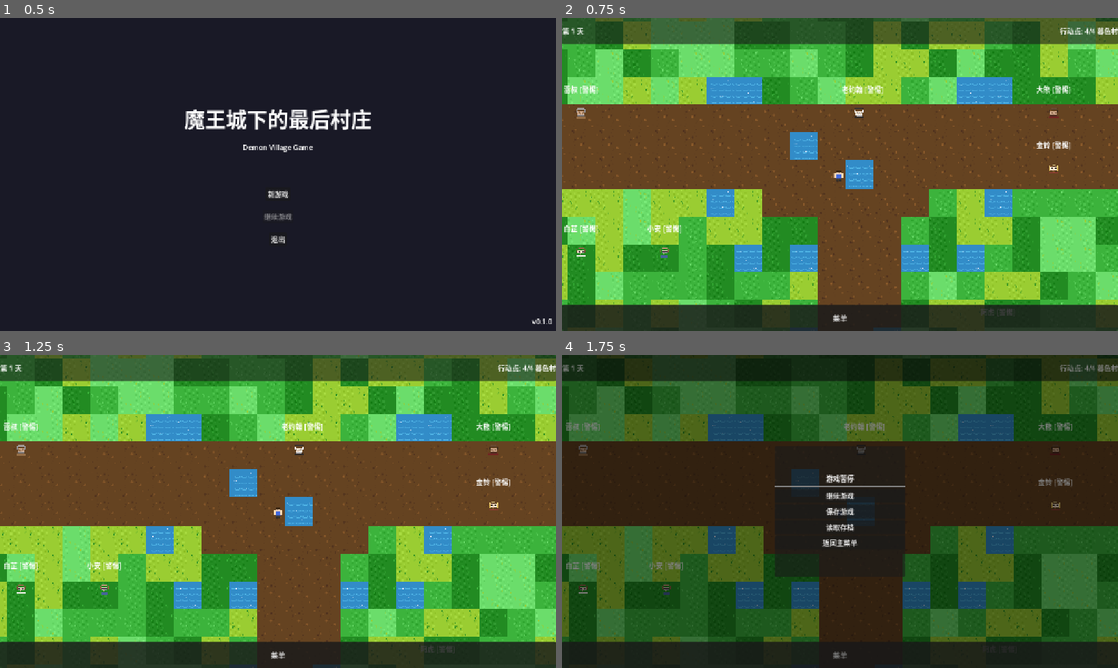
Above: before the commit, frames 1-4 (two rows, left to right).
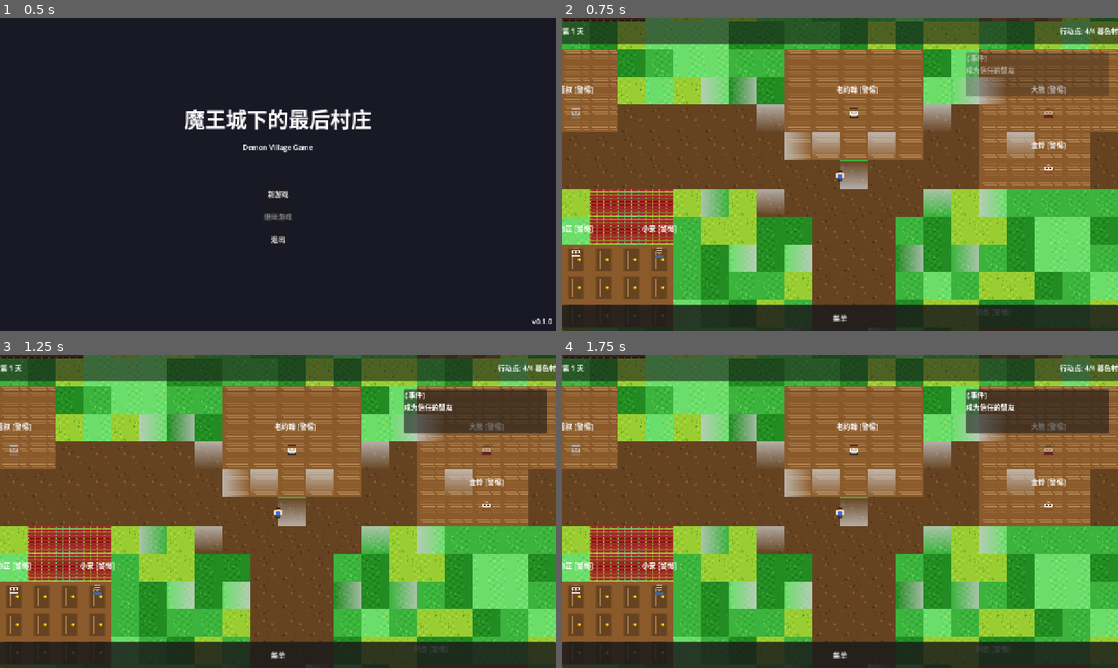
Above: after the commit, the same moments.

Repository: JCVBoss/demon_village_game
Game: Godot game, scene res://scenes/Main.tscn
The game is run twice, just before and just after one commit, with the same random seed, the same clock (stepped at 60 frames per second) and the same inputs.
Inputs:
- Up to frame 1 (0.5 s): no input
- Up to frame 2 (0.75 s): click "新游戏" at 0.5 s
- Up to frame 3 (1.25 s): no input
- Up to frame 4 (1.75 s): click "菜单" at 1.25 s

Frame 1 is identical in both runs. In frame 2, 41% of the frame differs, in the area x 0-100%, y 0-100%; in frame 3, 42%; in frame 4, 91%.

Commit message:
fix: 修复地图生成和事件定义缺失问题
- 添加 _generate_buildings_layer() 函数生成10栋建筑
- 修正 TileSet 源索引常量与 VillageTileset.tres 一致
- 修正 decorations_layer 使用 SOURCE_BORDERS
- EventManager 添加触发器引用的所有事件定义
- 解决 "未找到事件: first_visit_village" 错误

Co-Authored-By: Claude <noreply@anthropic.com>

Diff:
--- a/code/scripts/core/EventManager.gd
+++ b/code/scripts/core/EventManager.gd
@@ -38,8 +38,20 @@
 ## 加载事件数据
 func _load_events() -> void:
 	# TODO: 从 JSON 文件加载事件数据
-	# 目前使用测试数据
+	# 目前使用测试数据，包含触发器引用的事件
 	events = {
+		# 首次进入村庄
+		"first_visit_village": {
+			"id": "first_visit_village",
+			"type": EventType.STORY,
+			"trigger_day": 1,
+			"trigger_conditions": {},
+			"data": {
+				"description": "首次进入暮色村",
+				"message": "欢迎来到暮色村，这是魔王城下的最后村庄...",
+				"villagers_involved": []
+			}
+		},
 		"chenmo_secret_discovered": {
 			"id": "chenmo_secret_discovered",
 			"type": EventType.STORY,
@@ -52,6 +64,83 @@
 				"villagers_involved": ["chenmo", "player"]
 			}
 		},
+		"met_chenmo": {
+			"id": "met_chenmo",
+			"type": EventType.DIALOGUE,
+			"trigger_day": 1,
+			"trigger_conditions": {},
+			"data": {
+				"description": "首次与陈默对话",
+				"villagers_involved": ["chenmo"]
+			}
+		},
+		"chenmo_trust_40": {
+			"id": "chenmo_trust_40",
+			"type": EventType.STORY,
+			"trigger_conditions": {
+				"trust_chenmo": 40
+			},
+			"data": {
+				"description": "陈默信任达到40",
+				"villagers_involved": ["chenmo"]
+			}
+		},
+		"day_3_morning": {
+			"id": "day_3_morning",
+			"type": EventType.TIMED,
+			"trigger_day": 3,
+			"trigger_conditions": {},
+			"data": {
+				"description": "第3天早晨事件",
+				"message": "村庄气氛开始变得紧张..."
+			}
+		},
+		"day_5_reached": {
+			"id": "day_5_reached",
+			"type": EventType.TIMED,
+			"trigger_day": 5,
+			"trigger_conditions": {},
+			"data": {
+				"description": "第5天到达",
+				"villagers_involved": []
+			}
+		},
+		"tension_rising": {
+			"id": "tension_rising",
+			"type": EventType.STORY,
+			"trigger_conditions": {},
+			"data": {
+				"description": "紧张局势升级",
+				"message": "魔王军的阴影越来越近..."
+			}
+		},
+		"found_ancient_key": {
+			"id": "found_ancient_key",
+			"type": EventType.STORY,
+			"trigger_conditions": {},
+			"data": {
+				"description": "发现古老钥匙",
+				"unlocks_area": "ancient_ruins"
+			}
+		},
+		"healed_villager": {
+			"id": "healed_villager",
+			"type": EventType.STORY,
+			"trigger_conditions": {},
+			"data": {
+				"description": "治疗村民",
+				"villagers_involved": []
+			}
+		},
+		"secret_revealed_chenmo": {
+			"id": "secret_revealed_chenmo",
+			"type": EventType.STORY,
+			"trigger_conditions": {},
+			"data": {
+				"description": "陈默秘密揭露",
+				"villagers_involved": ["chenmo"]
+			}
+		},
 		"yeya_order_received": {
 			"id": "yeya_order_received",
 			"type": EventType.STORY,
@@ -60,6 +149,25 @@
 			"data": {
 				"description": "夜鸦收到魔王军的进攻指令",
 				"villagers_involved": ["yeya"]
+			}
+		},
+		"trusted_ally": {
+			"id": "trusted_ally",
+			"type": EventType.STORY,
+			"trigger_conditions": {},
+			"data": {
+				"description": "成为信任的盟友",
+				"villagers_involved": []
+			}
+		},
+		"final_battle": {
+			"id": "final_battle",
+			"type": EventType.STORY,
+			"trigger_day": 10,
+			"trigger_conditions": {},
+			"data": {
+				"description": "最终战斗",
+				"villagers_involved": ["all"]
 			}
 		},
 		"xiaoan_revelation": {
--- a/code/scripts/locations/Village.gd
+++ b/code/scripts/locations/Village.gd
@@ -57,13 +57,13 @@
 const MAP_HEIGHT: int = 25
 const TILE_SIZE: int = 64
 
-# TileSet 源索引
+# TileSet 源索引 (与 VillageTileset.tres 一致)
 const SOURCE_GRASS: int = 0
 const SOURCE_ROADS: int = 1
 const SOURCE_BUILDINGS: int = 2
-const SOURCE_DECORATIONS: int = 3
-const SOURCE_WATER: int = 4
-const SOURCE_BORDERS: int = 5
+const SOURCE_WATER: int = 3
+const SOURCE_BORDERS: int = 4
+# 注意: TileSet 暂无 decorations source，装饰物暂时放在 borders 层
 
 # 事件触发器配置
 const TRIGGER_CONFIG_PATH: String = "res://resources/events/village_triggers.json"
@@ -182,6 +182,7 @@
 	"""生成默认村庄地图"""
 	_generate_ground_layer()
 	_generate_roads_layer()
+	_generate_buildings_layer()
 	_generate_borders()
 	_generate_decorations()
 	print("[Village] 默认地图生成完成")
@@ -221,6 +222,55 @@
 	print("[Village] 道路系统生成完成")
 
 
+func _generate_buildings_layer() -> void:
+	"""生成建筑层 - 按设计文档"""
+	if not buildings_layer:
+		return
+
+	# 建筑配置 (根据 village_map_config.json)
+	var buildings = [
+		{"id": "chenmo_hut", "pos": Vector2i(5, 5), "size": Vector2i(3, 2)},
+		{"id": "abandoned_warehouse", "pos": Vector2i(20, 5), "size": Vector2i(3, 2)},
+		{"id": "blacksmith", "pos": Vector2i(3, 8), "size": Vector2i(4, 3)},
+		{"id": "church", "pos": Vector2i(13, 8), "size": Vector2i(5, 4)},
+		{"id": "tavern", "pos": Vector2i(20, 8), "size": Vector2i(5, 3)},
+		{"id": "merchant", "pos": Vector2i(20, 10), "size": Vector2i(4, 3)},
+		{"id": "school", "pos": Vector2i(6, 13), "size": Vector2i(3, 3)},
+		{"id": "baizhi_garden", "pos": Vector2i(5, 15), "size": Vector2i(4, 3)},
+		{"id": "ying_home", "pos": Vector2i(25, 15), "size": Vector2i(3, 2)},
+		{"id": "guard_post", "pos": Vector2i(20, 18), "size": Vector2i(4, 3)}
+	]
+
+	# 生成每栋建筑
+	for building in buildings:
+		var pos = building["pos"]
+		var size = building["size"]
+		# 建筑使用不同的 tile 样式（根据建筑类型）
+		var tile_variant = _get_building_tile_variant(building["id"])
+
+		for x in range(pos.x, pos.x + size.x):
+			for y in range(pos.y, pos.y + size.y):
+				buildings_layer.set_cell(Vector2i(x, y), SOURCE_BUILDINGS, tile_variant)
+
+	print("[Village] 建筑层生成完成 (%d 栋建筑)" % buildings.size())
+
+
+func _get_building_tile_variant(building_id: String) -> Vector2i:
+	"""根据建筑类型返回不同的 tile 样式"""
+	match building_id:
+		"blacksmith": return Vector2i(0, 0)  # 铁匠铺样式
+		"church": return Vector2i(1, 0)      # 教堂样式
+		"tavern": return Vector2i(2, 0)      # 酒馆样式
+		"merchant": return Vector2i(3, 0)    # 商人行会样式
+		"school": return Vector2i(0, 1)      # 学校样式
+		"chenmo_hut": return Vector2i(1, 1)  # 小屋样式
+		"baizhi_garden": return Vector2i(2, 1)  # 药园样式
+		"guard_post": return Vector2i(3, 1)  # 营房样式
+		"abandoned_warehouse": return Vector2i(0, 2)  # 废弃仓库样式
+		"ying_home": return Vector2i(1, 2)  # 影的住所样式
+		_: return Vector2i(0, 0)  # 默认样式
+
+
 func _generate_borders() -> void:
 	"""生成边界（树木装饰，无碰撞）"""
 	if not borders_layer:
@@ -250,41 +300,41 @@
 	if not decorations_layer:
 		return
 
-	# 北边界 20 棵松树 (已在 borders 层)
+	# 注意: TileSet 暂无 decorations source，装饰物使用 borders source
 	# 陈默小屋周围 6 棵松树
 	for x in range(4, 8):
 		for y in range(4, 6):
-			decorations_layer.set_cell(Vector2i(x, y), SOURCE_DECORATIONS, Vector2i(0, 0))
+			decorations_layer.set_cell(Vector2i(x, y), SOURCE_BORDERS, Vector2i(0, 0))
 
 	# 广场周围 6 棵橡树
-	decorations_layer.set_cell(Vector2i(11, 9), SOURCE_DECORATIONS, Vector2i(1, 0))
-	decorations_layer.set_cell(Vector2i(19, 9), SOURCE_DECORATIONS, Vector2i(1, 0))
-	decorations_layer.set_cell(Vector2i(11, 15), SOURCE_DECORATIONS, Vector2i(1, 0))
-	decorations_layer.set_cell(Vector2i(19, 15), SOURCE_DECORATIONS, Vector2i(1, 0))
-	decorations_layer.set_cell(Vector2i(13, 15), SOURCE_DECORATIONS, Vector2i(1, 0))
-	decorations_layer.set_cell(Vector2i(17, 15), SOURCE_DECORATIONS, Vector2i(1, 0))
+	decorations_layer.set_cell(Vector2i(11, 9), SOURCE_BORDERS, Vector2i(1, 0))
+	decorations_layer.set_cell(Vector2i(19, 9), SOURCE_BORDERS, Vector2i(1, 0))
+	decorations_layer.set_cell(Vector2i(11, 15), SOURCE_BORDERS, Vector2i(1, 0))
+	decorations_layer.set_cell(Vector2i(19, 15), SOURCE_BORDERS, Vector2i(1, 0))
+	decorations_layer.set_cell(Vector2i(13, 15), SOURCE_BORDERS, Vector2i(1, 0))
+	decorations_layer.set_cell(Vector2i(17, 15), SOURCE_BORDERS, Vector2i(1, 0))
 
 	# 水井 1 个（广场中心 15,12）
-	decorations_layer.set_cell(Vector2i(15, 12), SOURCE_DECORATIONS, Vector2i(2, 0))
+	decorations_layer.set_cell(Vector2i(15, 12), SOURCE_BORDERS, Vector2i(2, 0))
 
 	# 路灯 8 个（主干道两侧）
 	for x in [10, 20]:
-		decorations_layer.set_cell(Vector2i(x, 9), SOURCE_DECORATIONS, Vector2i(3, 0))
-		decorations_layer.set_cell(Vector2i(x, 13), SOURCE_DECORATIONS, Vector2i(3, 0))
+		decorations_layer.set_cell(Vector2i(x, 9), SOURCE_BORDERS, Vector2i(3, 0))
+		decorations_layer.set_cell(Vector2i(x, 13), SOURCE_BORDERS, Vector2i(3, 0))
 	for y in [11, 18]:
-		decorations_layer.set_cell(Vector2i(13, y), SOURCE_DECORATIONS, Vector2i(3, 0))
-		decorations_layer.set_cell(Vector2i(16, y), SOURCE_DECORATIONS, Vector2i(3, 0))
+		decorations_layer.set_cell(Vector2i(13, y), SOURCE_BORDERS, Vector2i(3, 0))
+		decorations_layer.set_cell(Vector2i(16, y), SOURCE_BORDERS, Vector2i(3, 0))
 
 	# 花坛 4 个（广场周围）
-	decorations_layer.set_cell(Vector2i(12, 10), SOURCE_DECORATIONS, Vector2i(4, 0))
-	decorations_layer.set_cell(Vector2i(18, 10), SOURCE_DECORATIONS, Vector2i(4, 0))
-	decorations_layer.set_cell(Vector2i(12, 13), SOURCE_DECORATIONS, Vector2i(4, 0))
-	decorations_layer.set_cell(Vector2i(18, 13), SOURCE_DECORATIONS, Vector2i(4, 0))
+	decorations_layer.set_cell(Vector2i(12, 10), SOURCE_BORDERS, Vector2i(0, 0))
+	decorations_layer.set_cell(Vector2i(18, 10), SOURCE_BORDERS, Vector2i(0, 0))
+	decorations_layer.set_cell(Vector2i(12, 13), SOURCE_BORDERS, Vector2i(0, 0))
+	decorations_layer.set_cell(Vector2i(18, 13), SOURCE_BORDERS, Vector2i(0, 0))
 
 	# 长椅 3 个（广场、酒馆前）
-	decorations_layer.set_cell(Vector2i(14, 11), SOURCE_DECORATIONS, Vector2i(5, 0))
-	decorations_layer.set_cell(Vector2i(16, 11), SOURCE_DECORATIONS, Vector2i(5, 0))
-	decorations_layer.set_cell(Vector2i(21, 11), SOURCE_DECORATIONS, Vector2i(5, 0))
+	decorations_layer.set_cell(Vector2i(14, 11), SOURCE_BORDERS, Vector2i(0, 0))
+	decorations_layer.set_cell(Vector2i(16, 11), SOURCE_BORDERS, Vector2i(0, 0))
+	decorations_layer.set_cell(Vector2i(21, 11), SOURCE_BORDERS, Vector2i(0, 0))
 
 	print("[Village] 装饰物生成完成")
 
